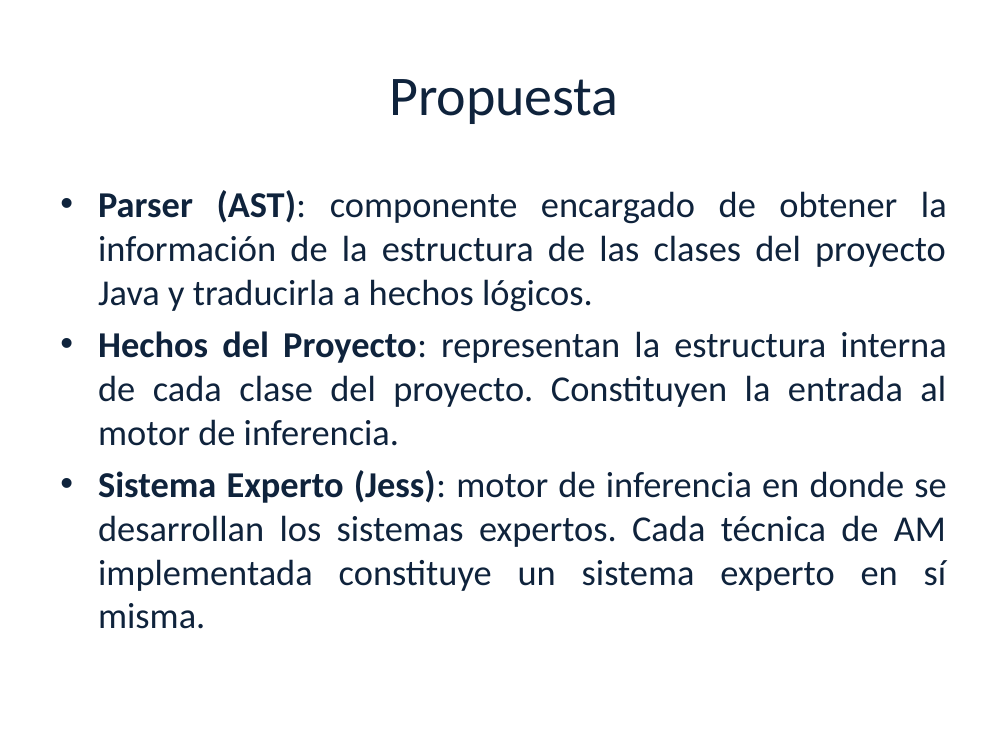
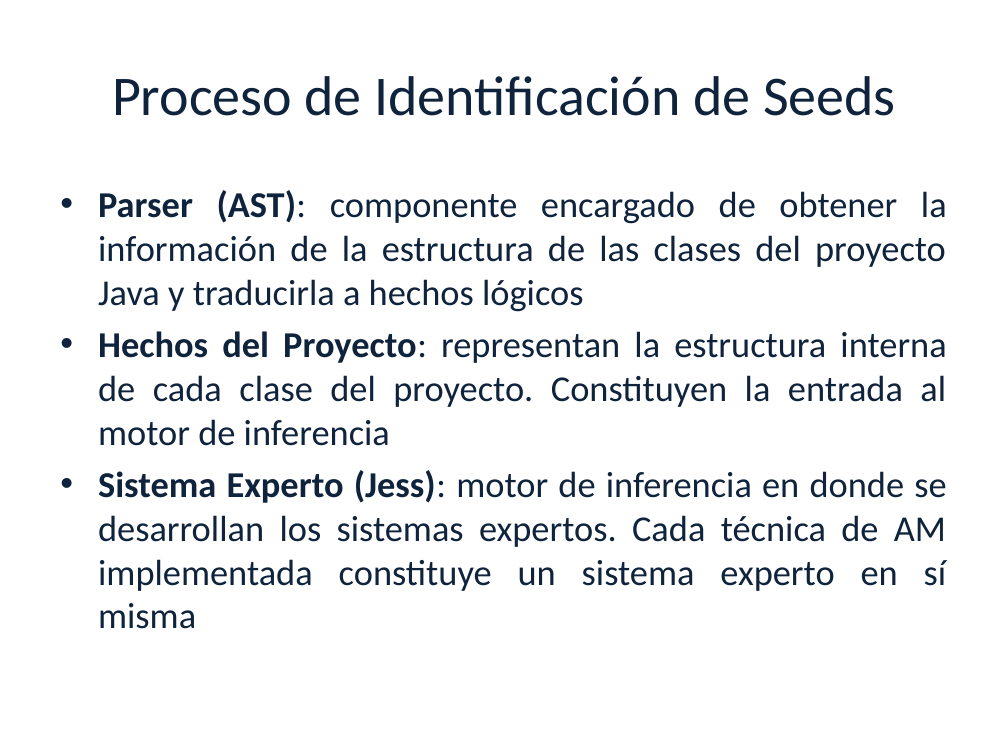
Before and after one commit to luciamasolaP/proyectofinal-informe, a slide deck: slide 11 of presentacion/Tesis.ppt (slide 17 before the commit). Drawn at 1008x756 pixels with LibreOffice and Linux fonts; fonts in the diff are those of the drawing; background and template pictures are left out. Boxes give left, top, right and bottom in pixels: in the first picture for what was removed or moved away, otherwise in the second. Text is boxed around its words. In the diff, an @@ line names an element or a change of style, - is before the commit and + after.

```diff
--- a/presentacion/Tesis.ppt
+++ b/presentacion/Tesis.ppt
@@ title at [112,76,896,116]: text changed @@
-Propuesta
+Proceso de Identificación de Seeds
@@ text at [98,190,947,629]: text changed @@
-• Parser (AST): componente encargado de obtener la información de la estructura de las clases del proyecto Java y traducirla a hechos lógicos.
-• Hechos del Proyecto: representan la estructura interna de cada clase del proyecto. Constituyen la entrada al motor de inferencia.
-• Sistema Experto (Jess): motor de inferencia en donde se desarrollan los sistemas expertos. Cada técnica de AM implementada constituye un sistema experto en sí misma.
+• Parser (AST): componente encargado de obtener la información de la estructura de las clases del proyecto Java y traducirla a hechos lógicos
+• Hechos del Proyecto: representan la estructura interna de cada clase del proyecto. Constituyen la entrada al motor de inferencia
+• Sistema Experto (Jess): motor de inferencia en donde se desarrollan los sistemas expertos. Cada técnica de AM implementada constituye un sistema experto en sí misma
```
Also in this commit, not shown: 29 other slides changed, 4 slides added, 4 slides removed, 1 other file.
